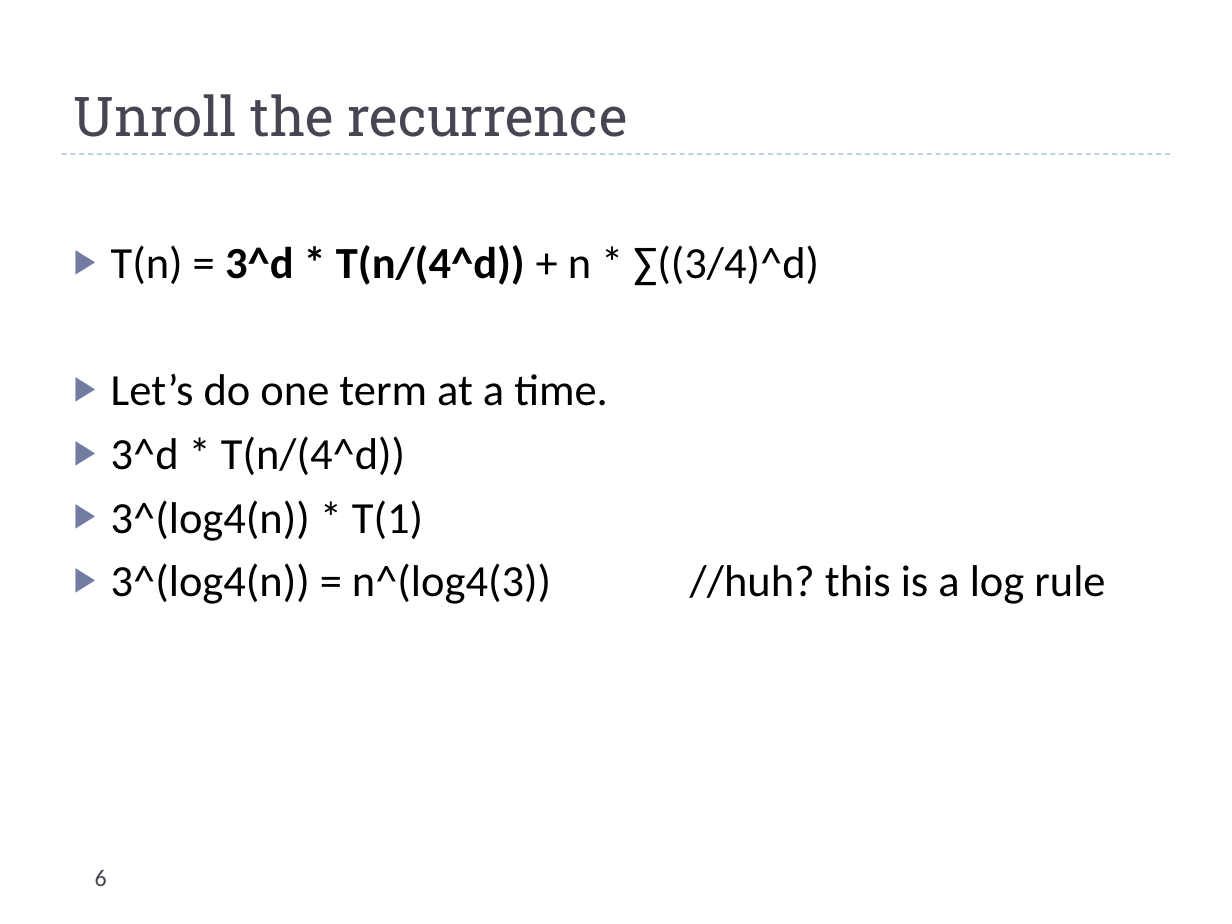
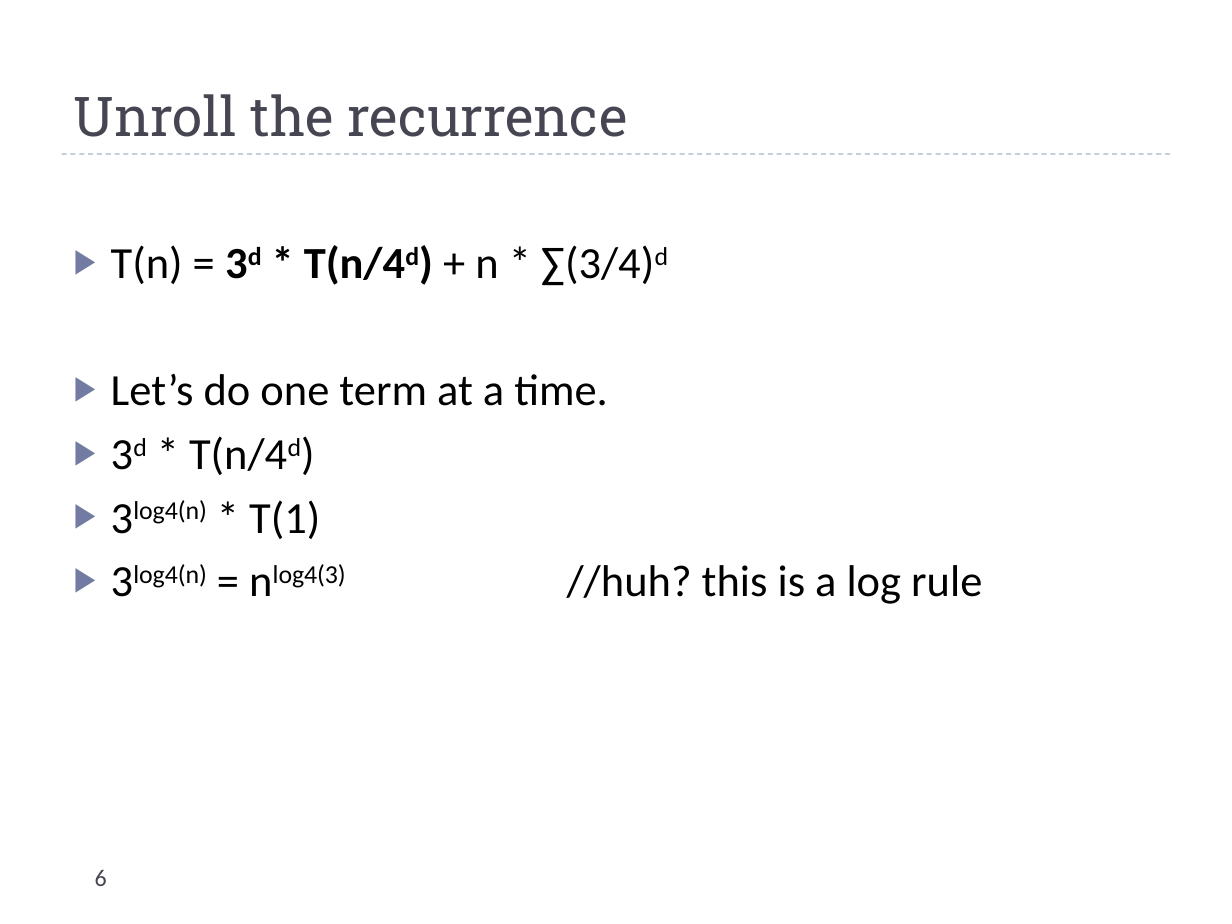
Before and after one commit to uva-cs/cs4102-f21, a slide deck: slide 6 of slides/recurrences_live.pptx. Drawn at 1232x924 pixels with LibreOffice and Linux fonts; fonts in the diff are those of the drawing. Boxes give left, top, right and bottom in pixels: in the first picture for what was removed or moved away, otherwise in the second. Text is boxed around its words. In the diff, an @@ line names an element or a change of style, - is before the commit and + after.

```diff
--- a/slides/recurrences_live.pptx
+++ b/slides/recurrences_live.pptx
@@ text at (x1=111, y1=245, x2=669, y2=286): text changed @@
-▶ T(n) = 3^d * T(n/(4^d)) + n * ∑((3/4)^d)
+▶ T(n) = 3d * T(n/4d) + n * ∑(3/4)d
@@ text at (x1=133, y1=436, x2=982, y2=604): text changed @@
-▶ 3^d * T(n/(4^d))
-▶ 3^(log4(n)) * T(1)
-▶ 3^(log4(n)) = n^(log4(3)) //huh? this is a log rule
+▶ 3d * T(n/4d)
+▶ 3log4(n) * T(1)
+▶ 3log4(n) = nlog4(3) //huh? this is a log rule
```
Also in this commit, not shown: 4 other slides changed, 3 other files.
